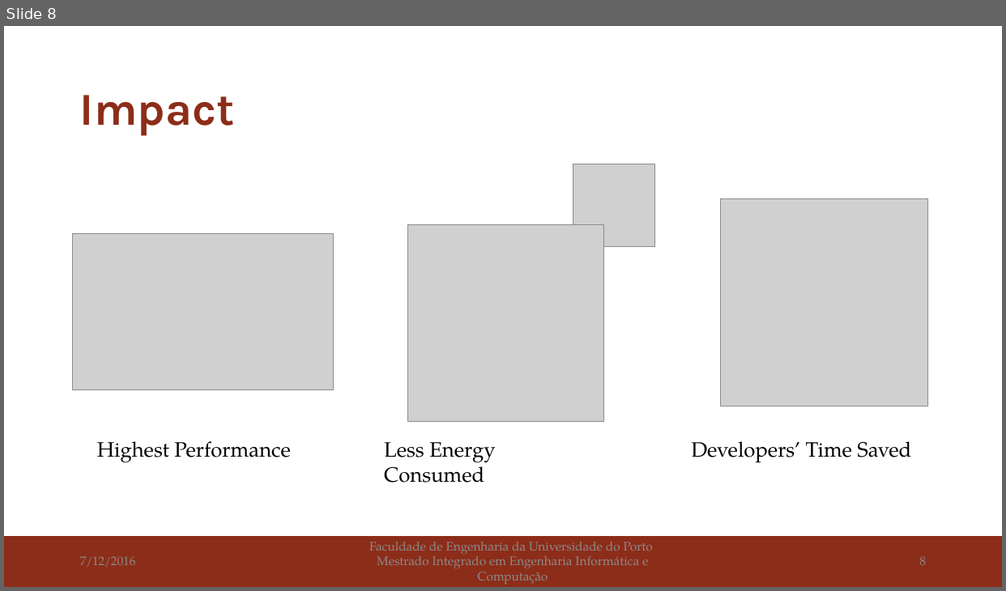
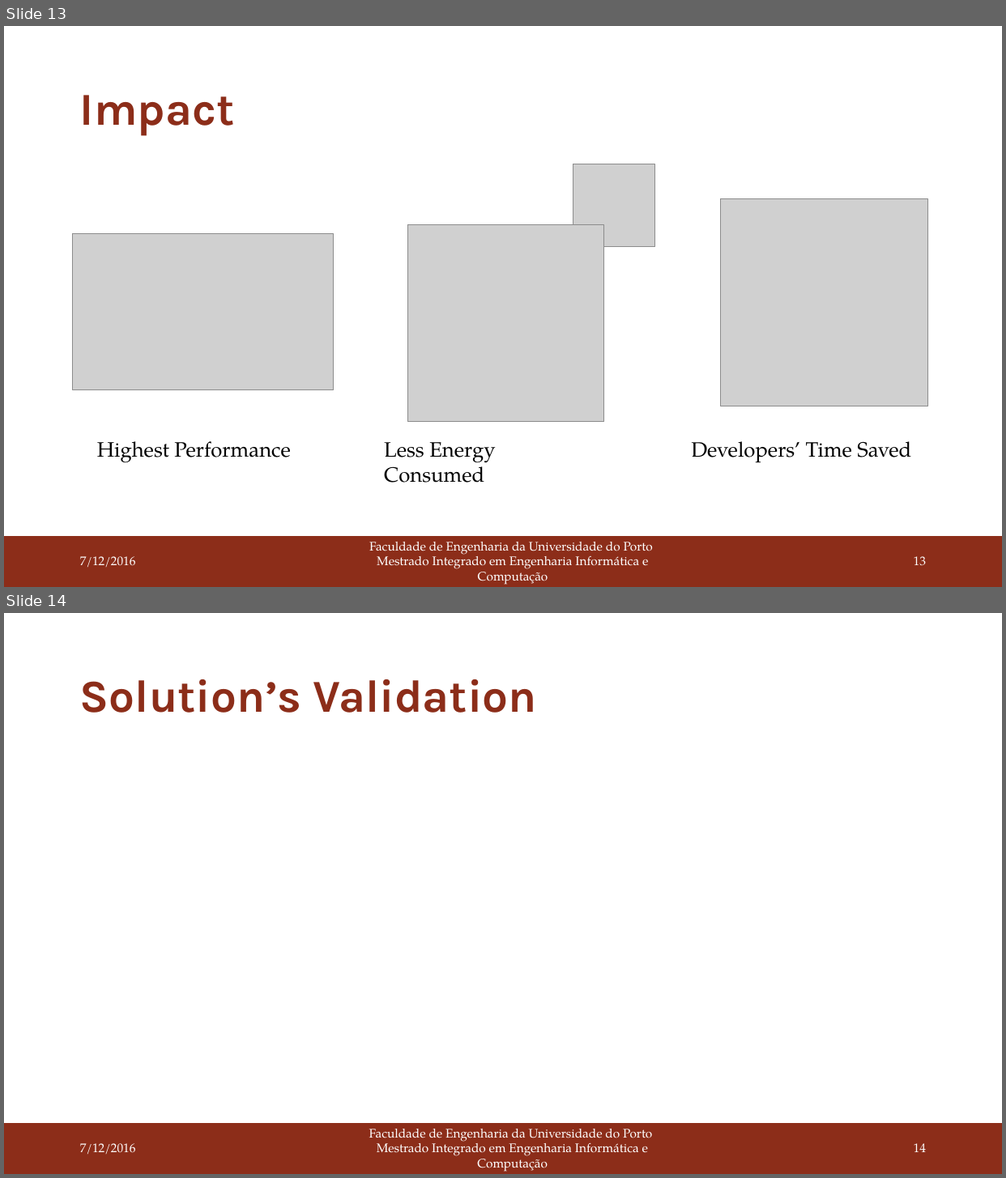
Before and after one commit to joaoBordalo/FEUP-Dissertation, a slide deck: deliverables/PDIS/second delivery/Autotuning Parallel Application in Heterogeneous Systems.pptx. Shown one above the other, each under a label of ours: slide 8 before the commit, slides 13 and 14 after it. The pictures are 1006x591 and 1006x1178 pixels, drawn with LibreOffice and Linux fonts; fonts in the diff are those of the drawing; grey boxes stand for pictures. Boxes give left, top, right and bottom in pixels: in the first picture for what was removed or moved away, otherwise in the second. Text is boxed around its words. In the diff, an @@ line names an element or a change of style, - is before the commit and + after.

```diff
--- a/deliverables/PDIS/second delivery/Autotuning Parallel Application in Heterogeneous Systems.pptx
+++ b/deliverables/PDIS/second delivery/Autotuning Parallel Application in Heterogeneous Systems.pptx
@@ slide 14 added at <box>4,613,1002,1174</box>, background #FFFFFF @@
@@ title added at <box>80,679,537,713</box>, 44 pt, text #8C2D19, bold @@
+Solution’s Validation
@@ rectangle added at <box>4,1123,1002,1174</box>, fill #8C2D19 @@
@@ text added at <box>80,1144,136,1154</box>, 12 pt, text #FFFFFF @@
+7/12/2016
@@ text added at <box>369,1129,652,1172</box>, 12 pt, text #FFFFFF @@
+Faculdade de Engenharia da Universidade do Porto
+Mestrado Integrado em Engenharia Informática e Computação
@@ page number added at <box>914,1144,926,1152</box>, 12 pt, text #FFFFFF @@
+14
@@ what was slide 8 is now slide 13 @@
@@ slide 13 changed as well @@
@@ text "7/12/2016" at <box>80,557,136,567</box>: text colour #8C8C8C to #FFFFFF @@
@@ text "Faculdade de Engenharia da Universidade ..." at <box>369,542,653,585</box>: text colour #8C8C8C to #FFFFFF @@
@@ page number at <box>914,557,926,566</box>: text changed; text colour #8C8C8C to #FFFFFF @@
-8
+13
```
Also in this commit, not shown: 7 other slides changed, 7 other slides added, 3 other files.
